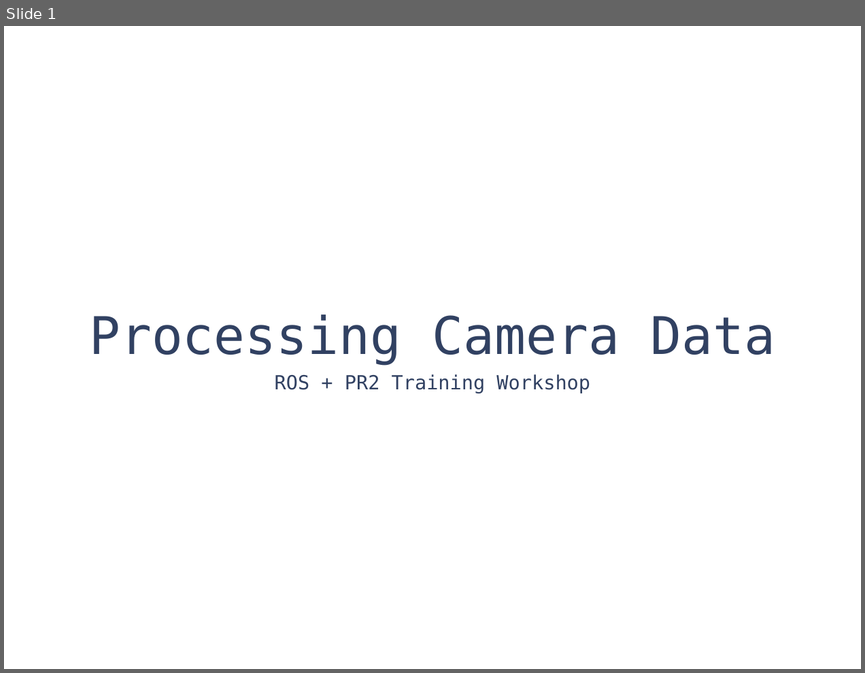
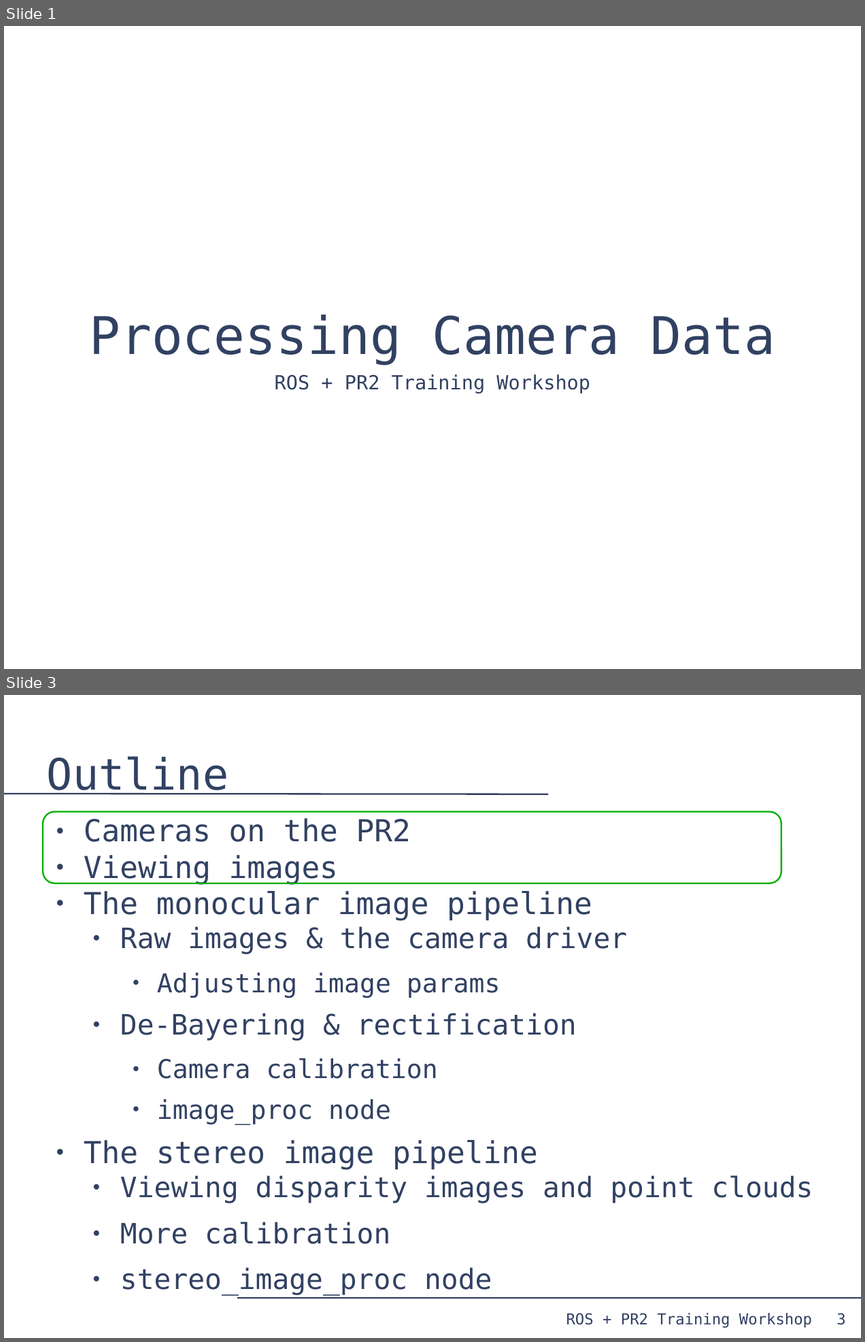
Before and after one commit to PR2/pr2_docs, a slide deck: pr2_training_workshop/processing_camera_data/slides.odp. Shown one above the other, each under a label of ours: slide 1 before the commit, slides 1 and 3 after it; the slides between them are not shown. The pictures are 865x673 and 865x1342 pixels, drawn with LibreOffice and Linux fonts; fonts in the diff are those of the drawing. Boxes give left, top, right and bottom in pixels: in the first picture for what was removed or moved away, otherwise in the second. Text is boxed around its words. In the diff, an @@ line names an element or a change of style, - is before the commit and + after.

```diff
--- a/pr2_training_workshop/processing_camera_data/slides.odp
+++ b/pr2_training_workshop/processing_camera_data/slides.odp
@@ slide 3 added at (4, 695, 861, 1338), background #FFFFFF @@
@@ title added at (47, 756, 228, 795), 40 pt, text #314162 @@
+Outline
@@ line added from (4, 794) to (548, 794), #314162 1.45 pt @@
@@ rounded rectangle added at (43, 812, 781, 883), outline #00AE00 1.45 pt @@
@@ text added at (84, 818, 813, 1295), 26 pt, text #314162 @@
+● Cameras on the PR2
+● Viewing images
+● The monocular image pipeline
+  ● Raw images & the camera driver
+    ● Adjusting image params
+  ● De-Bayering & rectification
+    ● Camera calibration
+    ● image_proc node
+● The stereo image pipeline
+  ● Viewing disparity images and point clouds
+  ● More calibration
+  ● stereo_image_proc node
@@ line added from (237, 1297) to (861, 1297), #314162 1.45 pt @@
@@ text added at (566, 1312, 812, 1327), 14 pt, text #314162 @@
+ROS + PR2 Training Workshop
@@ page number added at (836, 1312, 845, 1325), 14 pt, text #314162 @@
+3
```
Also in this commit, not shown: 8 slides changed, 5 other slides added.
